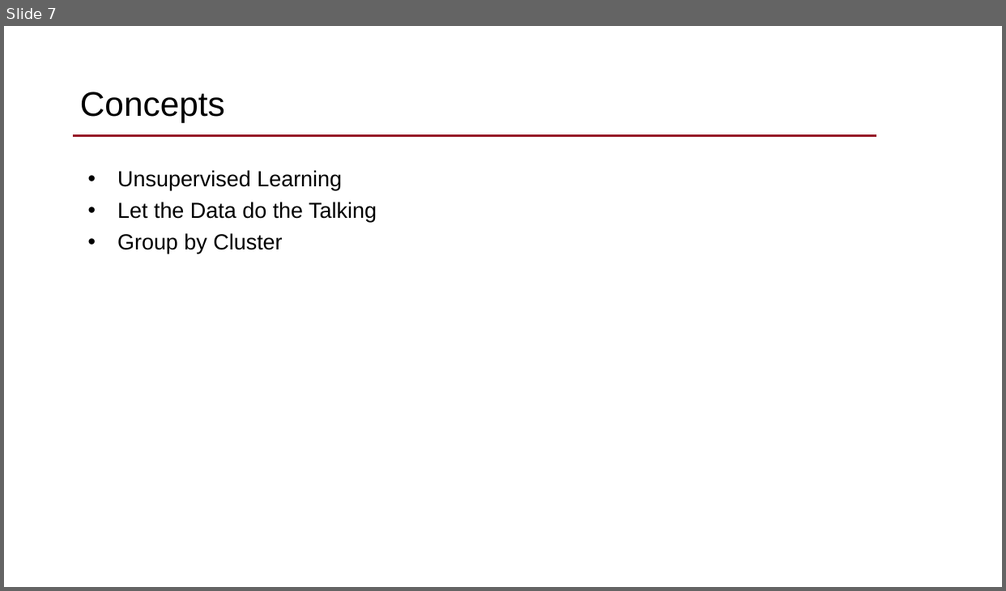
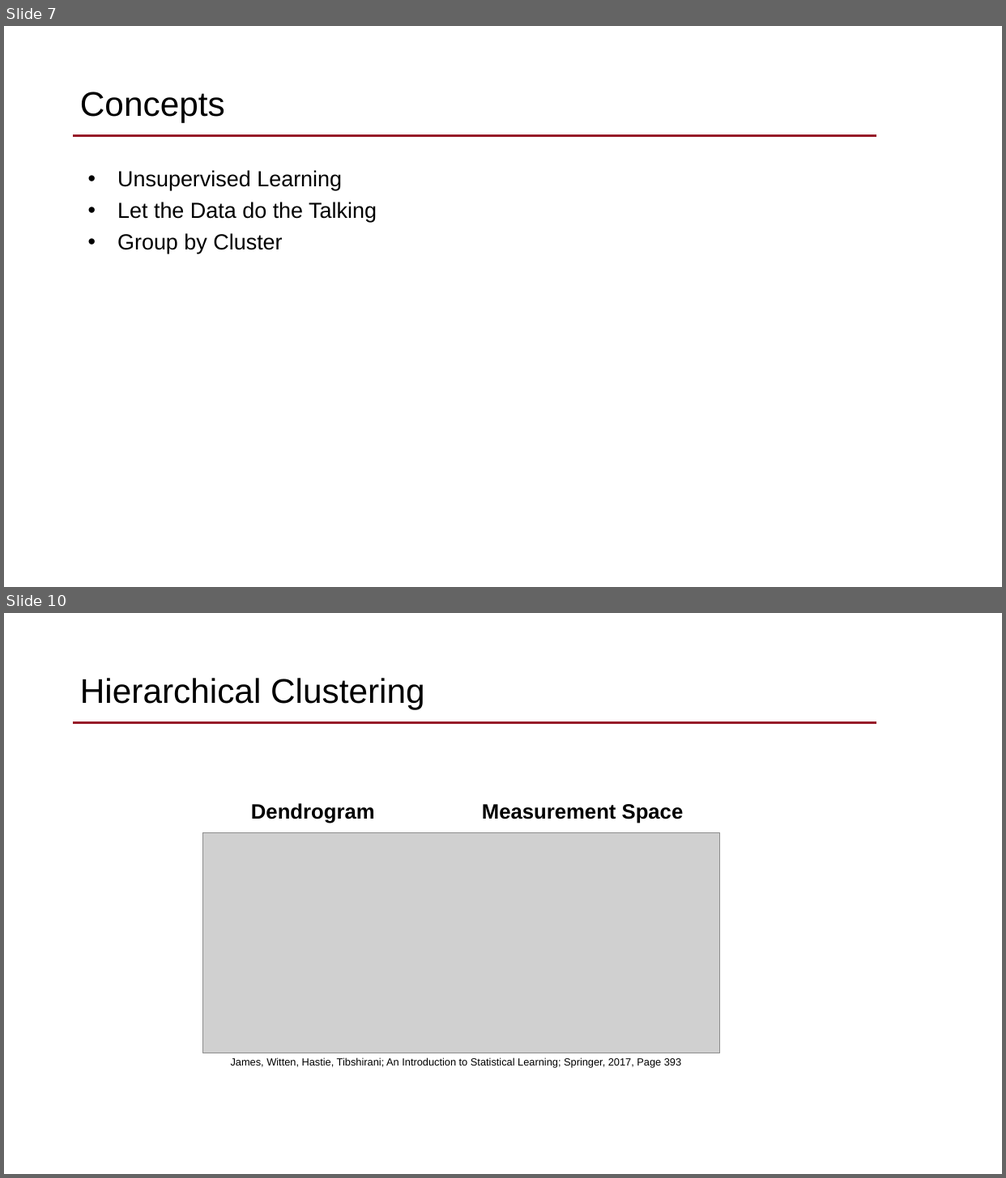
Before and after one commit to dantrep/MISM6202, a slide deck: 1_class_prep/week_7/MISM6202_FacultyConnect_20210622.pptx. Shown one above the other, each under a label of ours: slide 7 before the commit, slides 7 and 10 after it; the slides between them are not shown. The pictures are 1006x591 and 1006x1178 pixels, drawn with LibreOffice and Linux fonts; fonts in the diff are those of the drawing; grey boxes stand for pictures; background and template pictures are left out. Boxes give left, top, right and bottom in pixels: in the first picture for what was removed or moved away, otherwise in the second. Text is boxed around its words. In the diff, an @@ line names an element or a change of style, - is before the commit and + after.

```diff
--- a/1_class_prep/week_7/MISM6202_FacultyConnect_20210622.pptx
+++ b/1_class_prep/week_7/MISM6202_FacultyConnect_20210622.pptx
@@ slide 10 added at (x1=4, y1=613, x2=1002, y2=1174), background picture (left out); not listed: 1 template element that a slide beside it also shows @@
@@ title added at (x1=80, y1=678, x2=425, y2=709), 33 pt, text #000000 @@
+Hierarchical Clustering
@@ text added at (x1=251, y1=803, x2=375, y2=824), 20 pt, text #000000, bold @@
+Dendrogram
@@ text added at (x1=482, y1=804, x2=684, y2=824), 20 pt, text #000000, bold @@
+Measurement Space
@@ picture added at (x1=203, y1=833, x2=720, y2=1054) @@
@@ text added at (x1=231, y1=1058, x2=681, y2=1068), 10 pt, text #000000 @@
+James, Witten, Hastie, Tibshirani; An Introduction to Statistical Learning; Springer, 2017, Page 393
```
Also in this commit, not shown: 1 slide changed, 6 other slides added, 1 other file.
